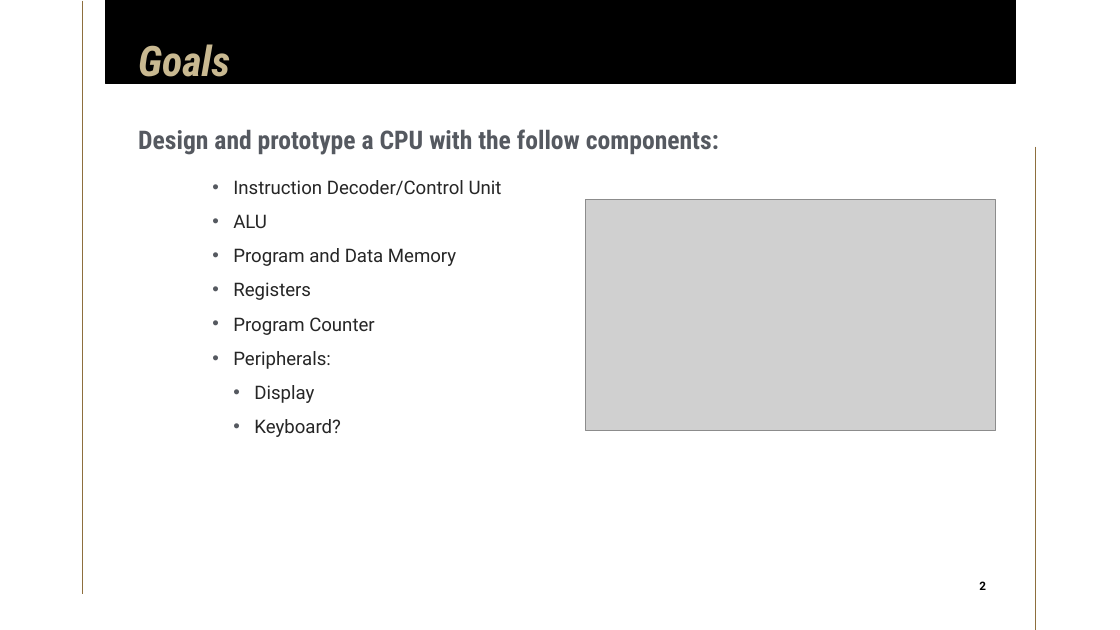
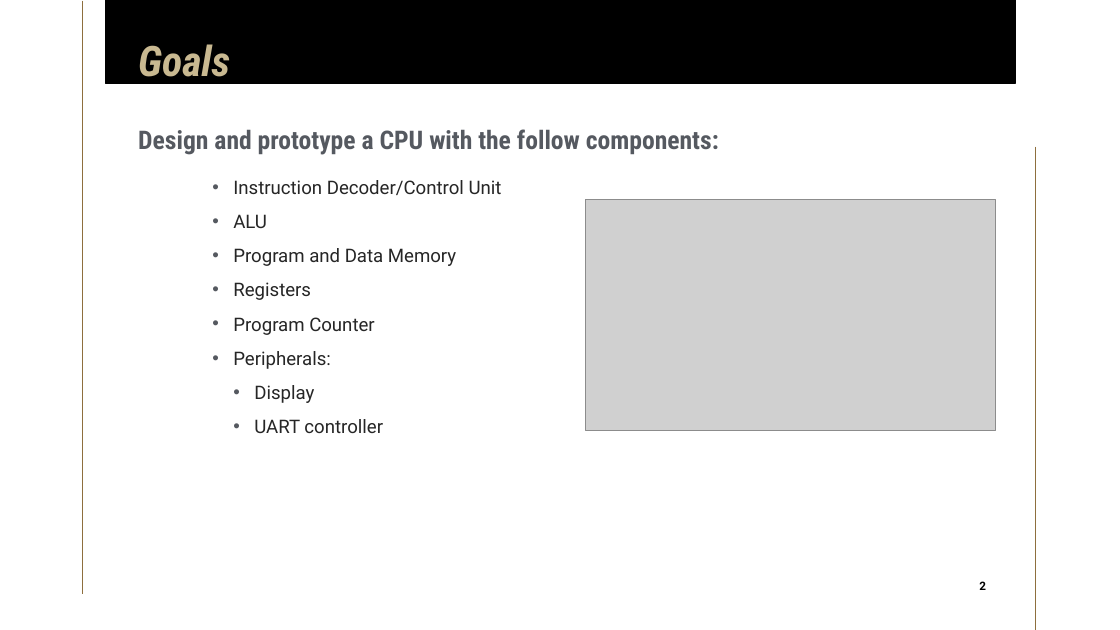
Before and after one commit to limichael246/STARS_2024, a slide deck: slide 2 of Project_Proposal.pptx. Drawn at 1120x630 pixels with LibreOffice and Linux fonts; fonts in the diff are those of the drawing; grey boxes stand for pictures. Boxes give left, top, right and bottom in pixels: in the first picture for what was removed or moved away, otherwise in the second. Text is boxed around its words. In the diff, an @@ line names an element or a change of style, - is before the commit and + after.

```diff
--- a/Project_Proposal.pptx
+++ b/Project_Proposal.pptx
@@ text at [254, 419, 383, 433]: text changed @@
-    • Keyboard?
+    • UART controller
```
Also in this commit, not shown: 8 other slides changed, 13 slides added, 3 slides removed.
